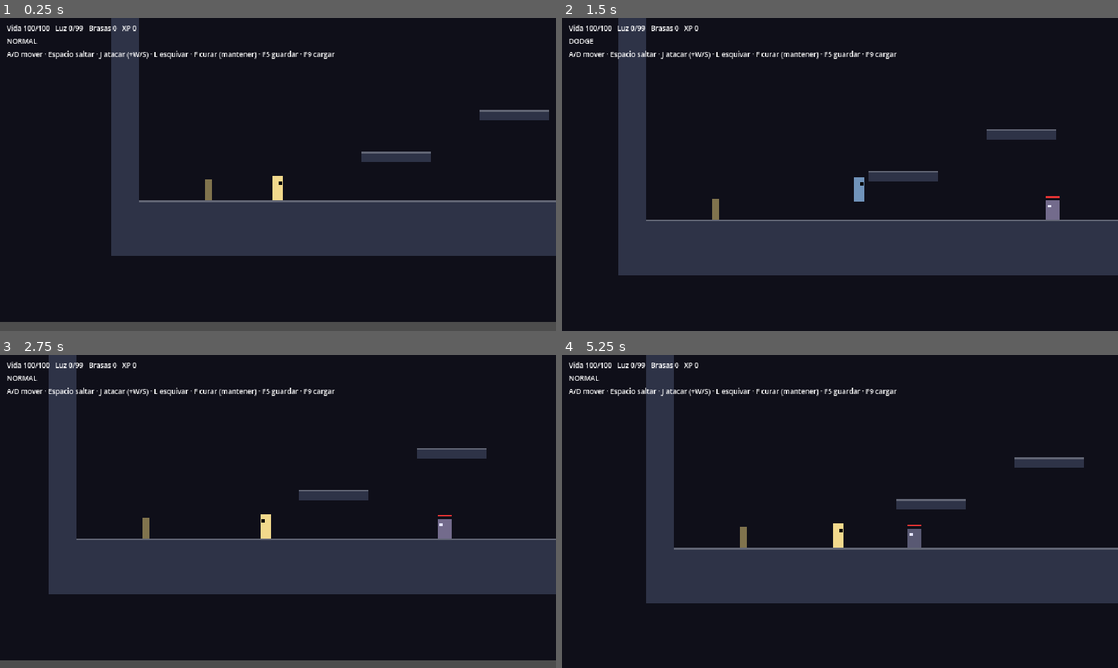
Above: before the commit, frames 1-4 (two rows, left to right).
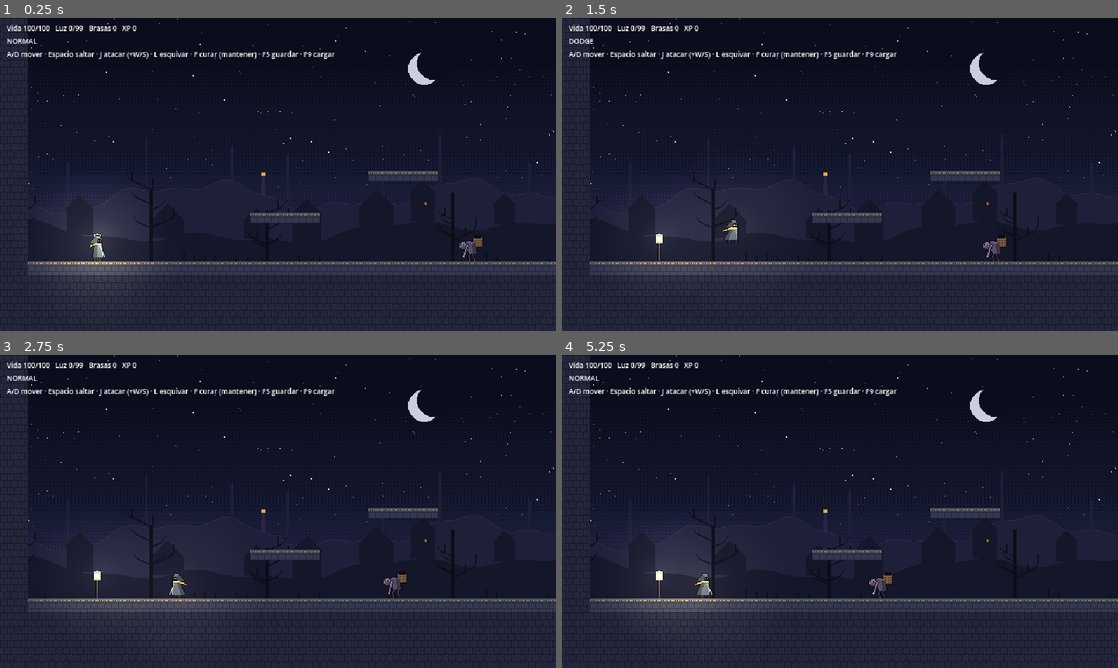
Above: after the commit, the same moments.

Repository: selbouazi/Harvest-of-Light
Game: Godot game, scene res://scenes/levels/test_arena.tscn
The game is run twice, just before and just after one commit, with the same random seed, the same clock (stepped at 60 frames per second) and the same inputs.
Inputs:
- Up to frame 1 (0.25 s): no input
- Up to frame 2 (1.5 s): tap Enter at 0.5 s; hold D (move_right) from 0.53 s (still down); tap J (attack) at 0.6 s; tap Space (jump) at 0.77, 1.07 s; tap L (dodge) at 0.8, 1.35 s
- Up to frame 3 (2.75 s): tap Space (jump) at 1.52, 1.82, 2.3 s; tap F (heal) at 1.55 s; release D (move_right) at 2.03 s; hold A (move_left) from 2.03 s (still down); hold F (heal) from 2.03 s (still down)
- Up to frame 4 (5.25 s): release A (move_left) at 2.78 s; release F (heal) at 2.78 s; hold D (move_right) 2.78-4.28 s; tap Space (jump) at 2.85, 3.02, 3.32, 3.77, 4.07, 4.52, 4.82 s; tap J (attack) at 3.05, 3.6 s; tap L (dodge) at 3.8, 4.35 s; hold A (move_left) 4.28-5.03 s; tap F (heal) at 4.55 s; hold D (move_right) from 5.03 s (still down); hold F (heal) from 5.03 s (still down)

The runs differ from the first frame. In frame 1, 58% of the frame differs, in the area x 0-100%, y 0-100%; in frame 2, 55%; in frame 3, 55%; in frame 4, 57%.

Commit message:
Prueba de arte: pixel art generado por script, luces y fondo con parallax
- tools/art/gen_art.py dibuja con paleta fija al Errante (9 animaciones),
  al Portador vaciado (5), el tajo, tiles, farol y 3 capas de fondo,
  y genera los SpriteFrames .tres
- Jugador y enemigo con AnimatedSprite2D; fotogramas del ataque ligados
  a sus fases; telegrafía con contraste fijo
- PointLight2D en modo add para el farol del Errante y los checkpoints
- Bloques con tiles, Parallax2D en bucle, límites de cámara

Co-Authored-By: Claude Opus 5.5 <noreply@anthropic.com>
Claude-Session: https://claude.ai/code/session_012FZukZK1NSuYH6esdhSjyw

Diff:
--- /dev/null
+++ b/assets/art/frames/hero.tres
@@ -0,0 +1,205 @@
+[gd_resource type="SpriteFrames" load_steps=24 format=3]
+
+[ext_resource type="Texture2D" path="res://assets/art/hero.png" id="1"]
+
+[sub_resource type="AtlasTexture" id="f1"]
+atlas = ExtResource("1")
+region = Rect2(0, 0, 28, 32)
+
+[sub_resource type="AtlasTexture" id="f2"]
+atlas = ExtResource("1")
+region = Rect2(28, 0, 28, 32)
+
+[sub_resource type="AtlasTexture" id="f3"]
+atlas = ExtResource("1")
+region = Rect2(56, 0, 28, 32)
+
+[sub_resource type="AtlasTexture" id="f4"]
+atlas = ExtResource("1")
+region = Rect2(84, 0, 28, 32)
+
+[sub_resource type="AtlasTexture" id="f5"]
+atlas = ExtResource("1")
+region = Rect2(0, 32, 28, 32)
+
+[sub_resource type="AtlasTexture" id="f6"]
+atlas = ExtResource("1")
+region = Rect2(28, 32, 28, 32)
+
+[sub_resource type="AtlasTexture" id="f7"]
+atlas = ExtResource("1")
+region = Rect2(56, 32, 28, 32)
+
+[sub_resource type="AtlasTexture" id="f8"]
+atlas = ExtResource("1")
+region = Rect2(84, 32, 28, 32)
+
+[sub_resource type="AtlasTexture" id="f9"]
+atlas = ExtResource("1")
+region = Rect2(112, 32, 28, 32)
+
+[sub_resource type="AtlasTexture" id="f10"]
+atlas = ExtResource("1")
+region = Rect2(140, 32, 28, 32)
+
+[sub_resource type="AtlasTexture" id="f11"]
+atlas = ExtResource("1")
+region = Rect2(0, 64, 28, 32)
+
+[sub_resource type="AtlasTexture" id="f12"]
+atlas = ExtResource("1")
+region = Rect2(0, 96, 28, 32)
+
+[sub_resource type="AtlasTexture" id="f13"]
+atlas = ExtResource("1")
+region = Rect2(28, 96, 28, 32)
+
+[sub_resource type="AtlasTexture" id="f14"]
+atlas = ExtResource("1")
+region = Rect2(0, 128, 28, 32)
+
+[sub_resource type="AtlasTexture" id="f15"]
+atlas = ExtResource("1")
+region = Rect2(28, 128, 28, 32)
+
+[sub_resource type="AtlasTexture" id="f16"]
+atlas = ExtResource("1")
+region = Rect2(56, 128, 28, 32)
+
+[sub_resource type="AtlasTexture" id="f17"]
+atlas = ExtResource("1")
+region = Rect2(0, 160, 28, 32)
+
+[sub_resource type="AtlasTexture" id="f18"]
+atlas = ExtResource("1")
+region = Rect2(28, 160, 28, 32)
+
+[sub_resource type="AtlasTexture" id="f19"]
+atlas = ExtResource("1")
+region = Rect2(0, 192, 28, 32)
+
+[sub_resource type="AtlasTexture" id="f20"]
+atlas = ExtResource("1")
+region = Rect2(0, 224, 28, 32)
+
+[sub_resource type="AtlasTexture" id="f21"]
+atlas = ExtResource("1")
+region = Rect2(28, 224, 28, 32)
+
+[sub_resource type="AtlasTexture" id="f22"]
+atlas = ExtResource("1")
+region = Rect2(0, 256, 28, 32)
+
+[resource]
+animations = [{
+"frames": [{
+"duration": 1.0,
+"texture": SubResource("f1")
+}, {
+"duration": 1.0,
+"texture": SubResource("f2")
+}, {
+"duration": 1.0,
+"texture": SubResource("f3")
+}, {
+"duration": 1.0,
+"texture": SubResource("f4")
+}],
+"loop": true,
+"name": &"idle",
+"speed": 6.0
+}, {
+"frames": [{
+"duration": 1.0,
+"texture": SubResource("f5")
+}, {
+"duration": 1.0,
+"texture": SubResource("f6")
+}, {
+"duration": 1.0,
+"texture": SubResource("f7")
+}, {
+"duration": 1.0,
+"texture": SubResource("f8")
+}, {
+"duration": 1.0,
+"texture": SubResource("f9")
+}, {
+"duration": 1.0,
+"texture": SubResource("f10")
+}],
+"loop": true,
+"name": &"run",
+"speed": 12.0
+}, {
+"frames": [{
+"duration": 1.0,
+"texture": SubResource("f11")
+}],
+"loop": false,
+"name": &"jump",
+"speed": 1.0
+}, {
+"frames": [{
+"duration": 1.0,
+"texture": SubResource("f12")
+}, {
+"duration": 1.0,
+"texture": SubResource("f13")
+}],
+"loop": true,
+"name": &"fall",
+"speed": 8.0
+}, {
+"frames": [{
+"duration": 1.0,
+"texture": SubResource("f14")
+}, {
+"duration": 1.0,
+"texture": SubResource("f15")
+}, {
+"duration": 1.0,
+"texture": SubResource("f16")
+}],
+"loop": false,
+"name": &"attack",
+"speed": 0.0
+}, {
+"frames": [{
+"duration": 1.0,
+"texture": SubResource("f17")
+}, {
+"duration": 1.0,
+"texture": SubResource("f18")
+}],
+"loop": false,
+"name": &"dodge",
+"speed": 12.0
+}, {
+"frames": [{
+"duration": 1.0,
+"texture": SubResource("f19")
+}],
+"loop": false,
+"name": &"hurt",
+"speed": 1.0
+}, {
+"frames": [{
+"duration": 1.0,
+"texture": SubResource("f20")
+}, {
+"duration": 1.0,
+"texture": SubResource("f21")
+}],
+"loop": true,
+"name": &"heal",
+"speed": 6.0
+}, {
+"frames": [{
+"duration": 1.0,
+"texture": SubResource("f22")
+}],
+"loop": false,
+"name": &"dead",
+"speed": 1.0
+}]
--- /dev/null
+++ b/assets/art/frames/hollowed_bearer.tres
@@ -0,0 +1,94 @@
+[gd_resource type="SpriteFrames" load_steps=11 format=3]
+
+[ext_resource type="Texture2D" path="res://assets/art/hollowed_bearer.png" id="1"]
+
+[sub_resource type="AtlasTexture" id="f1"]
+atlas = ExtResource("1")
+region = Rect2(0, 0, 32, 32)
+
+[sub_resource type="AtlasTexture" id="f2"]
+atlas = ExtResource("1")
+region = Rect2(32, 0, 32, 32)
+
+[sub_resource type="AtlasTexture" id="f3"]
+atlas = ExtResource("1")
+region = Rect2(64, 0, 32, 32)
+
+[sub_resource type="AtlasTexture" id="f4"]
+atlas = ExtResource("1")
+region = Rect2(96, 0, 32, 32)
+
+[sub_resource type="AtlasTexture" id="f5"]
+atlas = ExtResource("1")
+region = Rect2(0, 32, 32, 32)
+
+[sub_resource type="AtlasTexture" id="f6"]
+atlas = ExtResource("1")
+region = Rect2(32, 32, 32, 32)
+
+[sub_resource type="AtlasTexture" id="f7"]
+atlas = ExtResource("1")
+region = Rect2(0, 64, 32, 32)
+
+[sub_resource type="AtlasTexture" id="f8"]
+atlas = ExtResource("1")
+region = Rect2(0, 96, 32, 32)
+
+[sub_resource type="AtlasTexture" id="f9"]
+atlas = ExtResource("1")
+region = Rect2(0, 128, 32, 32)
+
+[resource]
+animations = [{
+"frames": [{
+"duration": 1.0,
+"texture": SubResource("f1")
+}, {
+"duration": 1.0,
+"texture": SubResource("f2")
+}, {
+"duration": 1.0,
+"texture": SubResource("f3")
+}, {
+"duration": 1.0,
+"texture": SubResource("f4")
+}],
+"loop": true,
+"name": &"walk",
+"speed": 6.0
+}, {
+"frames": [{
+"duration": 1.0,
+"texture": SubResource("f5")
+}, {
+"duration": 1.0,
+"texture": SubResource("f6")
+}],
+"loop": true,
+"name": &"telegraph",
+"speed": 10.0
+}, {
+"frames": [{
+"duration": 1.0,
+"texture": SubResource("f7")
+}],
+"loop": false,
+"name": &"lunge",
+"speed": 1.0
+}, {
+"frames": [{
+"duration": 1.0,
+"texture": SubResource("f8")
+}],
+"loop": false,
+"name": &"recover",
+"speed": 1.0
+}, {
+"frames": [{
+"duration": 1.0,
+"texture": SubResource("f9")
+}],
+"loop": false,
+"name": &"stagger",
+"speed": 1.0
+}]
--- a/scenes/enemies/hollowed_bearer.tscn
+++ b/scenes/enemies/hollowed_bearer.tscn
@@ -1,6 +1,7 @@
-[gd_scene load_steps=3 format=3]
+[gd_scene load_steps=4 format=3]
 
 [ext_resource type="Script" path="res://scripts/enemies/hollowed_bearer.gd" id="1"]
+[ext_resource type="SpriteFrames" path="res://assets/art/frames/hollowed_bearer.tres" id="2"]
 
 [sub_resource type="RectangleShape2D" id="body"]
 size = Vector2(16, 22)
@@ -18,3 +19,10 @@
 position = Vector2(-10, -2)
 target_position = Vector2(0, 10)
 collision_mask = 1
+
+[node name="Sprite" type="AnimatedSprite2D" parent="."]
+show_behind_parent = true
+position = Vector2(0, -16)
+sprite_frames = ExtResource("2")
+animation = &"walk"
+autoplay = "walk"
--- a/scenes/levels/test_arena.tscn
+++ b/scenes/levels/test_arena.tscn
@@ -6,6 +6,11 @@
 [ext_resource type="PackedScene" path="res://scenes/enemies/hollowed_bearer.tscn" id="4"]
 [ext_resource type="Script" path="res://scripts/core/hud.gd" id="5"]
 [ext_resource type="Script" path="res://scripts/core/checkpoint.gd" id="6"]
+[ext_resource type="Texture2D" path="res://assets/art/bg_sky.png" id="7"]
+[ext_resource type="Texture2D" path="res://assets/art/bg_far.png" id="8"]
+[ext_resource type="Texture2D" path="res://assets/art/bg_mid.png" id="9"]
+[ext_resource type="Texture2D" path="res://assets/art/bg_near.png" id="10"]
+[ext_resource type="Texture2D" path="res://assets/art/lantern_post.png" id="11"]
 
 [sub_resource type="RectangleShape2D" id="cp"]
 size = Vector2(16, 32)
@@ -13,29 +18,60 @@
 [node name="TestArena" type="Node2D"]
 script = ExtResource("1")
 
-[node name="Background" type="ColorRect" parent="."]
-offset_left = -400.0
-offset_top = -400.0
-offset_right = 1400.0
-offset_bottom = 300.0
-color = Color(0.06, 0.06, 0.1, 1)
+[node name="Background" type="Node2D" parent="."]
+
+[node name="Sky" type="Parallax2D" parent="Background"]
+scroll_scale = Vector2(0, 0)
+
+[node name="Sprite" type="Sprite2D" parent="Background/Sky"]
+texture = ExtResource("7")
+centered = false
+
+[node name="Far" type="Parallax2D" parent="Background"]
+scroll_scale = Vector2(0.15, 0)
+repeat_size = Vector2(640, 0)
+repeat_times = 3
+
+[node name="Sprite" type="Sprite2D" parent="Background/Far"]
+texture = ExtResource("8")
+centered = false
+
+[node name="Mid" type="Parallax2D" parent="Background"]
+scroll_scale = Vector2(0.35, 0)
+repeat_size = Vector2(640, 0)
+repeat_times = 3
+
+[node name="Sprite" type="Sprite2D" parent="Background/Mid"]
+texture = ExtResource("9")
+centered = false
+
+[node name="Near" type="Parallax2D" parent="Background"]
+scroll_scale = Vector2(0.6, 0)
+repeat_size = Vector2(640, 0)
+repeat_times = 3
+
+[node name="Sprite" type="Sprite2D" parent="Background/Near"]
+texture = ExtResource("10")
+centered = false
 
 [node name="Geometry" type="Node2D" parent="."]
 
 [node name="Floor" type="StaticBody2D" parent="Geometry"]
 position = Vector2(-160, 160)
 script = ExtResource("2")
-size = Vector2(1280, 64)
+size = Vector2(1280, 128)
 
 [node name="WallLeft" type="StaticBody2D" parent="Geometry"]
 position = Vector2(-192, -200)
 script = ExtResource("2")
-size = Vector2(32, 424)
+size = Vector2(32, 488)
+has_surface = false
 
 [node name="WallRight" type="StaticBody2D" parent="Geometry"]
 position = Vector2(1120, -200)
 script = ExtResource("2")
-size = Vector2(32, 424)
+size = Vector2(32, 488)
+has_surface = false
 
 [node name="PlatformA" type="StaticBody2D" parent="Geometry"]
 position = Vector2(96, 104)
@@ -53,20 +89,25 @@
 size = Vector2(96, 32)
 
 [node name="Spawn" type="Marker2D" parent="."]
-position = Vector2(0, 160)
+position = Vector2(-80, 160)
 
-[node name="Checkpoint" type="Area2D" parent="."]
+[node name="Checkpoint" type="Area2D" parent="." groups=["checkpoint"]]
 position = Vector2(-80, 160)
 collision_layer = 0
 collision_mask = 2
 script = ExtResource("6")
+
+[node name="Sprite" type="Sprite2D" parent="Checkpoint"]
+position = Vector2(0, -16)
+texture = ExtResource("11")
+hframes = 2
 
 [node name="CollisionShape2D" type="CollisionShape2D" parent="Checkpoint"]
 position = Vector2(0, -16)
 shape = SubResource("cp")
 
 [node name="Player" parent="." instance=ExtResource("3")]
-position = Vector2(0, 160)
+position = Vector2(-80, 160)
 
 [node name="Enemies" type="Node2D" parent="."]
 
--- a/scenes/player/player.tscn
+++ b/scenes/player/player.tscn
@@ -1,6 +1,8 @@
-[gd_scene load_steps=5 format=3]
+[gd_scene load_steps=7 format=3]
 
 [ext_resource type="Script" path="res://scripts/player/player.gd" id="1"]
+[ext_resource type="SpriteFrames" path="res://assets/art/frames/hero.tres" id="2"]
+[ext_resource type="Texture2D" path="res://assets/art/slash.png" id="3"]
 
 [sub_resource type="RectangleShape2D" id="body"]
 size = Vector2(12, 28)
@@ -21,6 +23,12 @@
 position = Vector2(0, -14)
 shape = SubResource("body")
 
+[node name="Sprite" type="AnimatedSprite2D" parent="."]
+position = Vector2(1.5, -16)
+sprite_frames = ExtResource("2")
+animation = &"idle"
+autoplay = "idle"
+
 [node name="Hurtbox" type="Area2D" parent="."]
 collision_layer = 0
 collision_mask = 20
@@ -39,7 +47,12 @@
 shape = SubResource("attack")
 disabled = true
 
+[node name="Slash" type="Sprite2D" parent="AttackHitbox"]
+visible = false
+texture = ExtResource("3")
+hframes = 3
+
 [node name="Camera2D" type="Camera2D" parent="."]
-position = Vector2(0, -30)
+position = Vector2(0, -60)
 position_smoothing_enabled = true
 position_smoothing_speed = 8.0
--- a/scripts/core/checkpoint.gd
+++ b/scripts/core/checkpoint.gd
@@ -6,8 +6,16 @@
 @export var checkpoint_id: StringName = &"cp_0"
 
 
+var _light: PointLight2D
+@onready var _sprite: Sprite2D = $Sprite
+
+
 func _ready() -> void:
 	body_entered.connect(_on_body_entered)
+	_light = LightUtil.make_light(80.0, Color(1.0, 0.85, 0.45), 1.0)
+	_light.position = Vector2(0, -26)
+	add_child(_light)
+	_refresh()
 
 
 func _on_body_entered(body: Node) -> void:
@@ -19,9 +27,11 @@
 	GameState.checkpoint_id = checkpoint_id
 	EventBus.checkpoint_reached.emit(room_id, checkpoint_id)
 	SaveManager.save_game(0, GameState.to_dict())
-	queue_redraw()
+	for cp in get_tree().get_nodes_in_group(&"checkpoint"):
+		cp._refresh()
 
 
-func _draw() -> void:
-	var on := GameState.checkpoint_id == checkpoint_id
-	draw_rect(Rect2(Vector2(-4, -24), Vector2(8, 24)), Color(1.0, 0.85, 0.4) if on else Color(0.5, 0.45, 0.3))
+func _refresh() -> void:
+	var on := GameState.checkpoint_id == checkpoint_id and GameState.checkpoint_room == room_id
+	_sprite.frame = 1 if on else 0
+	_light.enabled = on
--- /dev/null
+++ b/scripts/core/light_util.gd
@@ -0,0 +1,35 @@
+class_name LightUtil
+## Luces 2D de la identidad visual. Se mezclan en modo "add" sobre una escena ya oscura:
+## la oscuridad es de paleta (ambiente), nunca tapa la zona de combate (D14).
+
+static var _cache: Dictionary = {}
+
+
+static func radial_texture(size: int = 256) -> GradientTexture2D:
+	if _cache.has(size):
+		return _cache[size]
+	var g := Gradient.new()
+	g.set_offset(0, 0.0)
+	g.set_color(0, Color(1, 1, 1, 1))
+	g.set_offset(1, 1.0)
+	g.set_color(1, Color(1, 1, 1, 0))
+	g.add_point(0.35, Color(1, 1, 1, 0.45))
+	var t := GradientTexture2D.new()
+	t.gradient = g
+	t.fill = GradientTexture2D.FILL_RADIAL
+	t.fill_from = Vector2(0.5, 0.5)
+	t.fill_to = Vector2(1.0, 0.5)
+	t.width = size
+	t.height = size
+	_cache[size] = t
+	return t
+
+
+static func make_light(radius_px: float, color: Color, energy: float) -> PointLight2D:
+	var l := PointLight2D.new()
+	l.texture = radial_texture()
+	l.texture_scale = radius_px * 2.0 / 256.0
+	l.color = color
+	l.energy = energy
+	l.blend_mode = Light2D.BLEND_MODE_ADD
+	return l
--- a/scripts/core/solid_block.gd
+++ b/scripts/core/solid_block.gd
@@ -8,7 +8,9 @@
 	set(v):
 		size = v
 		_rebuild()
-@export var color := Color(0.18, 0.2, 0.28)
+@export var tiles: Texture2D = preload("res://assets/art/tiles.png")
+## Si es false, todas las celdas usan el tile de relleno (paredes).
+@export var has_surface := true
 
 var _shape: CollisionShape2D
 
@@ -30,6 +32,16 @@
 	queue_redraw()
 
 
+## Atlas de 16 px: celda 0 = superficie, celda 1 = relleno. Recorta en los bordes.
 func _draw() -> void:
-	draw_rect(Rect2(Vector2.ZERO, size), color)
-	draw_rect(Rect2(Vector2.ZERO, Vector2(size.x, 2)), color.lightened(0.25))
+	const T := 16.0
+	var y := 0.0
+	while y < size.y:
+		var x := 0.0
+		var h := minf(T, size.y - y)
+		while x < size.x:
+			var w := minf(T, size.x - x)
+			var cell := 0 if (y == 0.0 and has_surface) else 1
+			draw_texture_rect_region(tiles, Rect2(x, y, w, h), Rect2(cell * T, 0, w, h))
+			x += T
+		y += T
--- a/scripts/core/test_arena.gd
+++ b/scripts/core/test_arena.gd
@@ -11,6 +11,10 @@
 
 func _ready() -> void:
 	_player.died.connect(_on_player_died)
+	var cam: Camera2D = _player.get_node("Camera2D")
+	cam.limit_left = -192
+	cam.limit_right = 1152
+	cam.limit_bottom = 240
 	EventBus.room_entered.emit(room_id)
 
 
--- a/scripts/enemies/hollowed_bearer.gd
+++ b/scripts/enemies/hollowed_bearer.gd
@@ -27,6 +27,7 @@
 var _flash_t := 0.0
 
 @onready var _edge_ray: RayCast2D = $EdgeRay
+@onready var _sprite: AnimatedSprite2D = $Sprite
 
 
 func _ready() -> void:
@@ -65,6 +66,7 @@
 		State.DEAD:
 			return
 	move_and_slide()
+	_update_visuals()
 	queue_redraw()
 
 
@@ -126,18 +128,27 @@
 	return get_tree().get_first_node_in_group(&"player") as Node2D
 
 
+func _update_visuals() -> void:
+	_sprite.flip_h = facing < 0
+	var anim: StringName = {
+		State.PATROL: &"walk", State.TELEGRAPH: &"telegraph", State.LUNGE: &"lunge",
+		State.RECOVER: &"recover", State.STAGGER: &"stagger", State.DEAD: &"stagger",
+	}[state]
+	if _sprite.animation != anim:
+		_sprite.play(anim)
+	if _flash_t > 0.0:
+		_sprite.modulate = Color(3, 3, 3)
+	elif state == State.TELEGRAPH:
+		# Contraste fijo, independiente de la luz de la sala (D14).
+		_sprite.modulate = Color(1.5, 1.2, 0.9) if int(_t * 12.0) % 2 == 0 else Color(1, 1, 1)
+	else:
+		_sprite.modulate = Color(1, 1, 1)
+
+
+## Barra de vida (encima del sprite: el sprite tiene show_behind_parent).
 func _draw() -> void:
-	var col := Color(0.45, 0.42, 0.55)
-	match state:
-		State.TELEGRAPH:
-			# Telegrafía legible: contraste fijo, independiente de la oscuridad de la sala (I9).
-			col = Color(1.0, 0.55, 0.1) if int(_t * 12.0) % 2 == 0 else Color(1.0, 0.9, 0.3)
-		State.LUNGE: col = Color(1.0, 0.25, 0.15)
-		State.RECOVER: col = Color(0.35, 0.35, 0.45)
-		State.STAGGER: col = Color(0.7, 0.7, 0.8)
-	if _flash_t > 0.0:
-		col = Color.WHITE
-	draw_rect(Rect2(Vector2(-SIZE.x * 0.5, -SIZE.y), SIZE), col)
-	draw_rect(Rect2(Vector2(facing * 4 - 2, -SIZE.y + 5), Vector2(4, 3)), Color(0.9, 0.9, 1.0))
-	var w := SIZE.x * float(maxi(hp, 0)) / float(max_hp)
-	draw_rect(Rect2(Vector2(-SIZE.x * 0.5, -SIZE.y - 5), Vector2(w, 2)), Color(0.9, 0.2, 0.2))
+	if state == State.DEAD or hp >= max_hp:
+		return
+	var w := 18.0 * float(maxi(hp, 0)) / float(max_hp)
+	draw_rect(Rect2(Vector2(-9, -34), Vector2(18, 2)), Color(0.1, 0.05, 0.08))
+	draw_rect(Rect2(Vector2(-9, -34), Vector2(w, 2)), Color(0.9, 0.25, 0.2))
--- a/scripts/player/player.gd
+++ b/scripts/player/player.gd
@@ -60,6 +60,8 @@
 @onready var _attack_area: Area2D = $AttackHitbox
 @onready var _attack_shape: CollisionShape2D = $AttackHitbox/CollisionShape2D
 @onready var _hurtbox: Area2D = $Hurtbox
+@onready var _sprite: AnimatedSprite2D = $Sprite
+@onready var _slash: Sprite2D = $AttackHitbox/Slash
 
 
 func _ready() -> void:
@@ -67,6 +69,10 @@
 	hp = max_hp
 	_light_budget = stats.light_gain_cap_per_s
 	_attack_shape.disabled = true
+	_slash.visible = false
+	var lantern := LightUtil.make_light(100.0, Color(1.0, 0.8, 0.45), 0.85)
+	lantern.position = Vector2(0, -16)
+	add_child(lantern)
 	EventBus.light_changed.emit(light, stats.light_max)
 
 
@@ -82,7 +88,7 @@
 	move_and_slide()
 	if state != State.DEAD:
 		_check_contact_damage()
-	queue_redraw()
+	_update_visuals()
 
 
 # ---------------------------------------------------------------- estados
@@ -286,21 +292,33 @@
 	_light_budget = minf(_light_budget + stats.light_gain_cap_per_s * delta, stats.light_gain_cap_per_s)
 
 
-## Arte provisional: rectángulos. Se sustituye tras la prueba de arte (decisión #5).
-func _draw() -> void:
-	var col := Color(0.95, 0.85, 0.55)
+## Elige animación y efectos según el estado. El arte sale de tools/art/gen_art.py.
+func _update_visuals() -> void:
+	_sprite.flip_h = facing < 0
+	_sprite.position.x = 1.5 * facing
+	var anim := &"idle"
 	match state:
-		State.DODGE: col = Color(0.6, 0.8, 1.0, 0.7)
-		State.HURT: col = Color(1.0, 0.4, 0.4)
-		State.HEAL: col = Color(1.0, 1.0, 0.8).lerp(Color.WHITE, _state_t / stats.heal_channel_s)
-		State.DEAD: col = Color(0.3, 0.3, 0.3)
+		State.NORMAL:
+			if not is_on_floor():
+				anim = &"jump" if velocity.y < 0.0 else &"fall"
+			elif absf(velocity.x) > 10.0:
+				anim = &"run"
+		State.ATTACK: anim = &"attack"
+		State.DODGE: anim = &"dodge"
+		State.HURT: anim = &"hurt"
+		State.HEAL: anim = &"heal"
+		State.DEAD: anim = &"dead"
+	if _sprite.animation != anim:
+		_sprite.play(anim)
+	if state == State.ATTACK:
+		# Fotogramas ligados a las fases del golpe, no a un reloj aparte.
+		var f := 0 if _state_t < ATTACK_STARTUP_S else (1 if _state_t < ATTACK_STARTUP_S + ATTACK_ACTIVE_S else 2)
+		_sprite.frame = f
+		_slash.visible = f >= 1 and _state_t < ATTACK_STARTUP_S + ATTACK_ACTIVE_S + 0.08
+		_slash.frame = clampi(int((_state_t - ATTACK_STARTUP_S) / 0.06), 0, 2)
+	else:
+		_slash.visible = false
+	var a := 1.0
 	if _iframes_t > 0.0 and state != State.DODGE and int(_iframes_t * 20.0) % 2 == 0:
-		col.a = 0.35
-	draw_rect(Rect2(Vector2(-BODY_SIZE.x * 0.5, -BODY_SIZE.y), BODY_SIZE), col)
-	draw_rect(Rect2(Vector2(facing * 3 - 2, -BODY_SIZE.y + 6), Vector2(4, 4)), Color.BLACK)
-	if state == State.ATTACK:
-		var active := not _attack_shape.disabled
-		var c := Color(1, 1, 1, 0.9) if active else Color(1, 1, 1, 0.25)
-		draw_set_transform(_attack_area.position, _attack_area.rotation)
-		draw_rect(Rect2(Vector2(-12, -9), Vector2(24, 18)), c, active)
-		draw_set_transform(Vector2.ZERO)
+		a = 0.35
+	_sprite.modulate = Color(1.6, 1.2, 1.2, a) if state == State.HURT else Color(1, 1, 1, a)
Binary file added: assets/art/bg_far.png
Not shown, added: assets/art/bg_far.png.import
Binary file added: assets/art/bg_mid.png
Not shown, added: assets/art/bg_mid.png.import
Binary file added: assets/art/bg_near.png
Not shown, added: assets/art/bg_near.png.import
Binary file added: assets/art/bg_sky.png
Not shown, added: assets/art/bg_sky.png.import
Binary file added: assets/art/hero.png
Not shown, added: assets/art/hero.png.import
Binary file added: assets/art/hollowed_bearer.png
Not shown, added: assets/art/hollowed_bearer.png.import
(and 13 more such lines)
